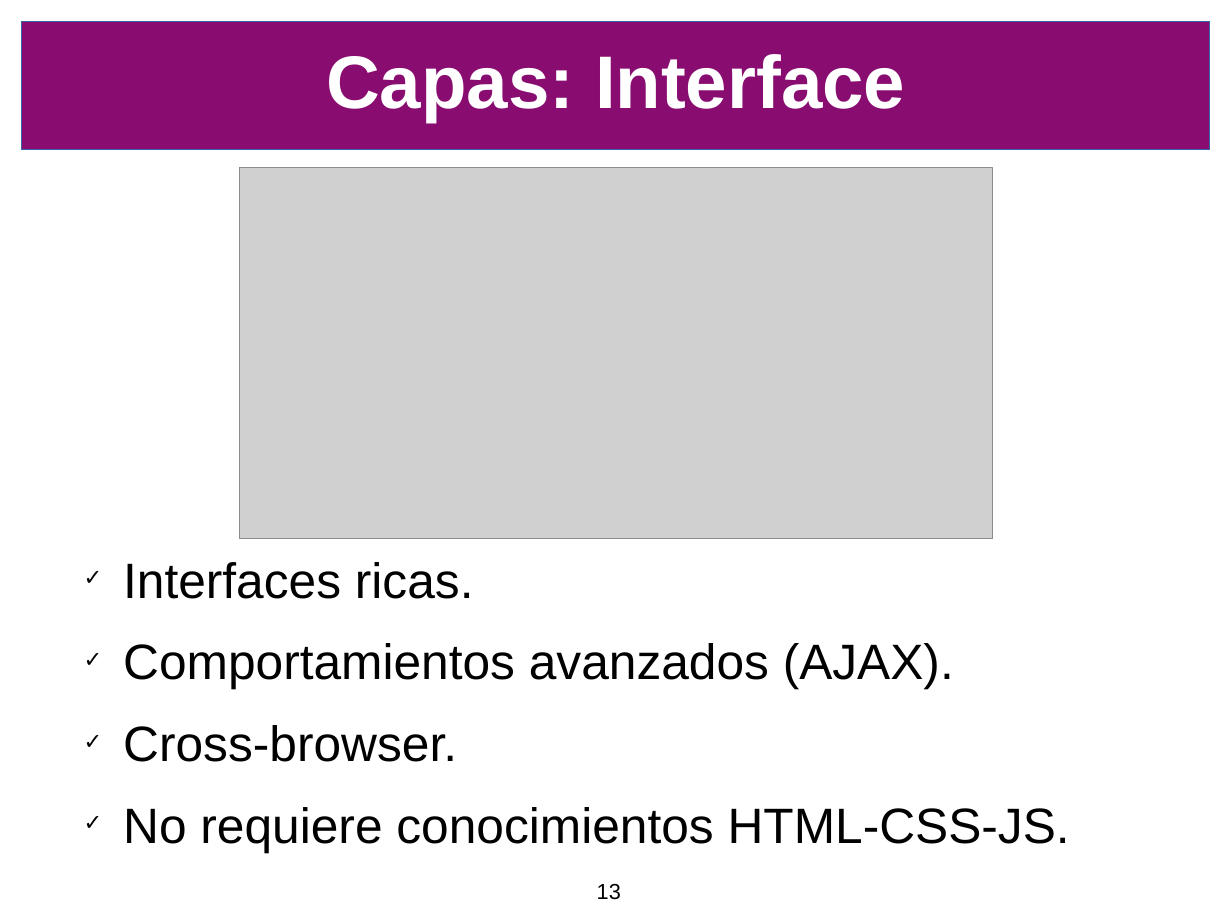
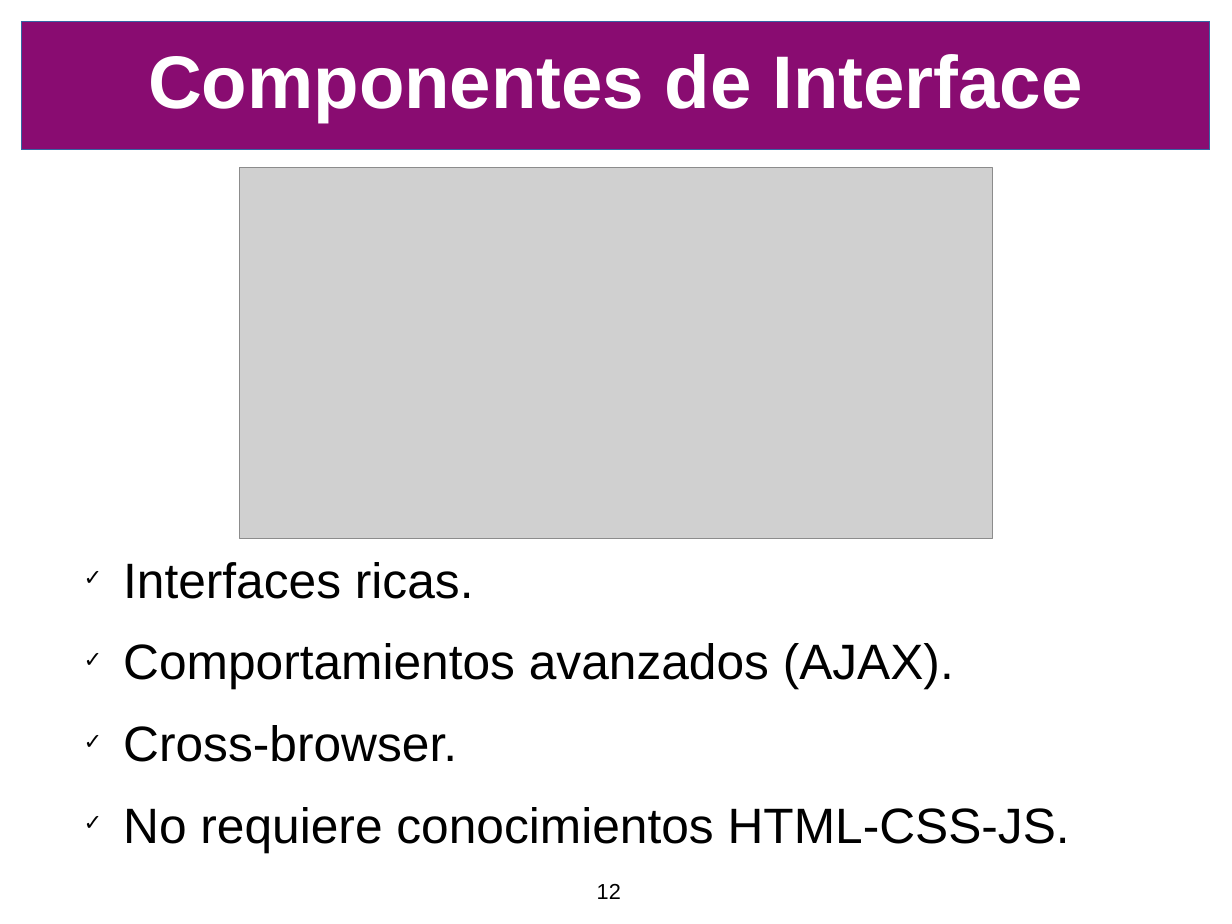
Before and after one commit to SIU-Toba/framework, a slide deck: slide 12 of doc/presentacion/CafeConf2006.odp (slide 13 before the commit). Drawn at 1232x924 pixels with LibreOffice and Linux fonts; fonts in the diff are those of the drawing; grey boxes stand for pictures; background and template pictures are left out. Boxes give left, top, right and bottom in pixels: in the first picture for what was removed or moved away, otherwise in the second. Text is boxed around its words. In the diff, an @@ line names an element or a change of style, - is before the commit and + after.

```diff
--- a/doc/presentacion/CafeConf2006.odp
+++ b/doc/presentacion/CafeConf2006.odp
@@ title at bbox=[148, 54, 1082, 123]: text changed @@
-Capas: Interface
+Componentes de Interface
@@ page number at bbox=[597, 884, 621, 899]: text changed @@
-13
+12
```
Also in this commit, not shown: 13 other slides changed, 4 slides added, 1 slide removed, 2 other files.
